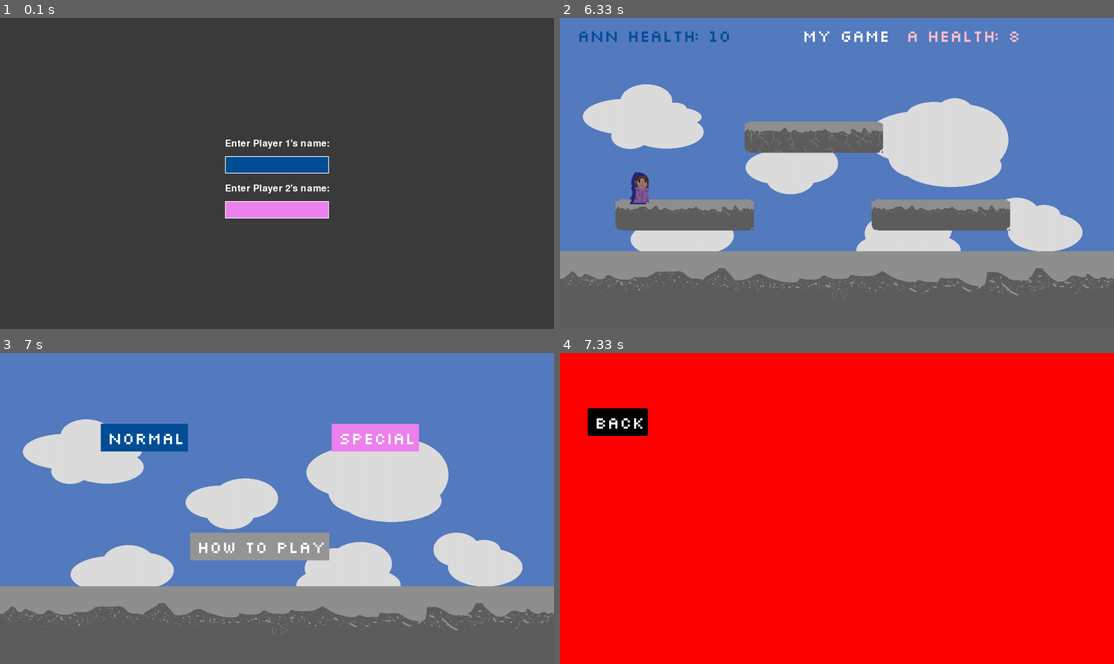
Above: before the commit, frames 1-4 (two rows, left to right).
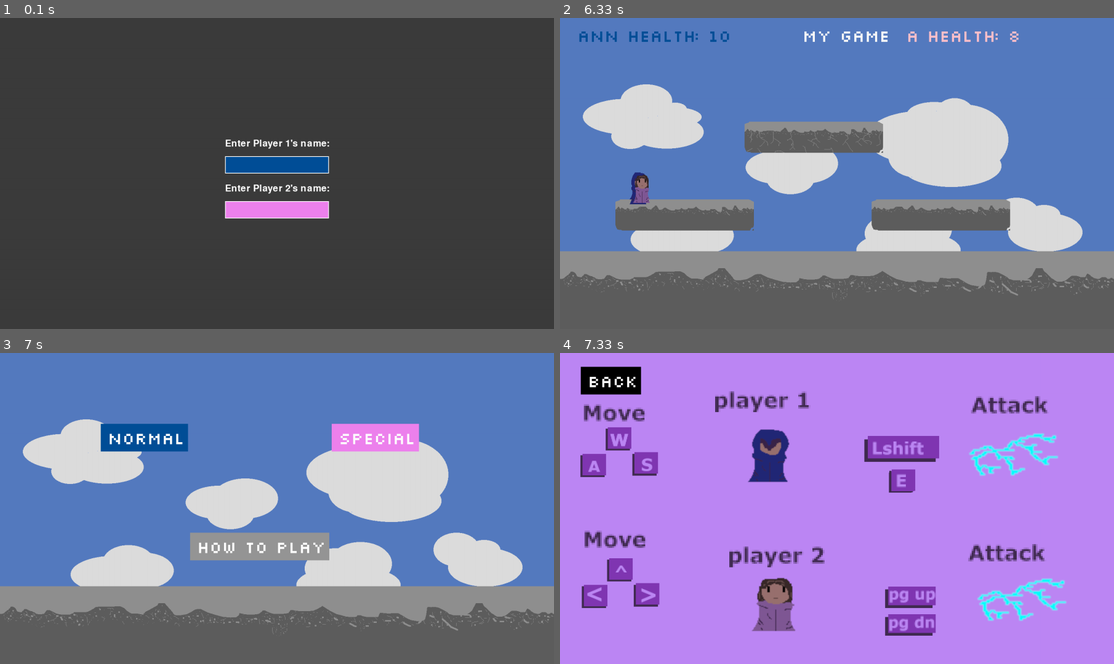
Above: after the commit, the same moments.

Repository: PUSH-YA/pygame_trial
Game: pygame game, started from my_game.py
Two runs of this game, one before a commit and one after it. Both use one fixed random seed, a clock stepped at 60 frames per second and the inputs below.
Inputs (mouse positions are in pixels of both pictures, inside the frame that each line leads up to):
- Up to frame 1 (0.1 s): no input
- Up to frame 2 (6.33 s): type "ann" at 0.33 s; tap Enter at 0.67, 1.02 s; type "a" at 0.88 s; click (704, 105) at 1.48 s; hold Right 1.77-2.23 s; hold Up 2.32-2.62 s; hold W 2.32-2.62 s; hold Right 2.65-3.12 s; hold D 2.65-3.12 s; hold Left 3.15-3.68 s; hold A 3.15-3.68 s; hold Left 3.72-4.12 s; hold A 3.72-4.12 s; hold Up 4.15-4.52 s; hold W 4.15-4.52 s; hold Right 4.55-5.18 s; hold D 4.55-5.18 s; tap E at 4.7 s; hold Left 5.22-5.68 s; hold A 5.22-5.68 s; hold Right 5.72-6.18 s; hold D 5.72-6.18 s; hold Up from 6.22 s (still down); hold W from 6.22 s (still down)
- Up to frame 3 (7 s): tap E at 6.37 s; release Up at 6.52 s; release W at 6.52 s; type "r" at 6.55 s; tap Enter at 6.68 s
- Up to frame 4 (7.33 s): click (837, 545) at 7.1 s

Frames 1-3 are identical in both runs. In frame 4, 100% of the frame differs, in the area x 0-100%, y 0-100%.

Commit message:
added more art

Diff:
--- a/my_game.py
+++ b/my_game.py
@@ -270,13 +270,12 @@
         clock.tick(60)                      # max 60fps
 
 def how_to_play(player1_name, player2_name):
-    play = pygame.Surface((WIDTH,HEIGHT))
-    play.fill('Red')
+    play = pygame.image.load('game_images/instructions/how_to_play.png').convert_alpha()
     screen.blit(play, (0,0))
 
     back_text = font.render('Back', 13, (255,255,255))
-    back_textx = 100
-    back_texty = HEIGHT  / 5
+    back_textx = 80
+    back_texty = 60
     pygame.draw.rect(screen, 'black', ((back_textx - 20, back_texty - 20),
                                             (back_text.get_width() + 30, back_text.get_height() + 30)))
     screen.blit(back_text, (back_textx, back_texty))
Binary file added: game_images/instructions/how_to_play.png
Not shown, added: game_images/instructions/how_to_play.xcf
Not shown, removed: game_images/player/sjy.zip
